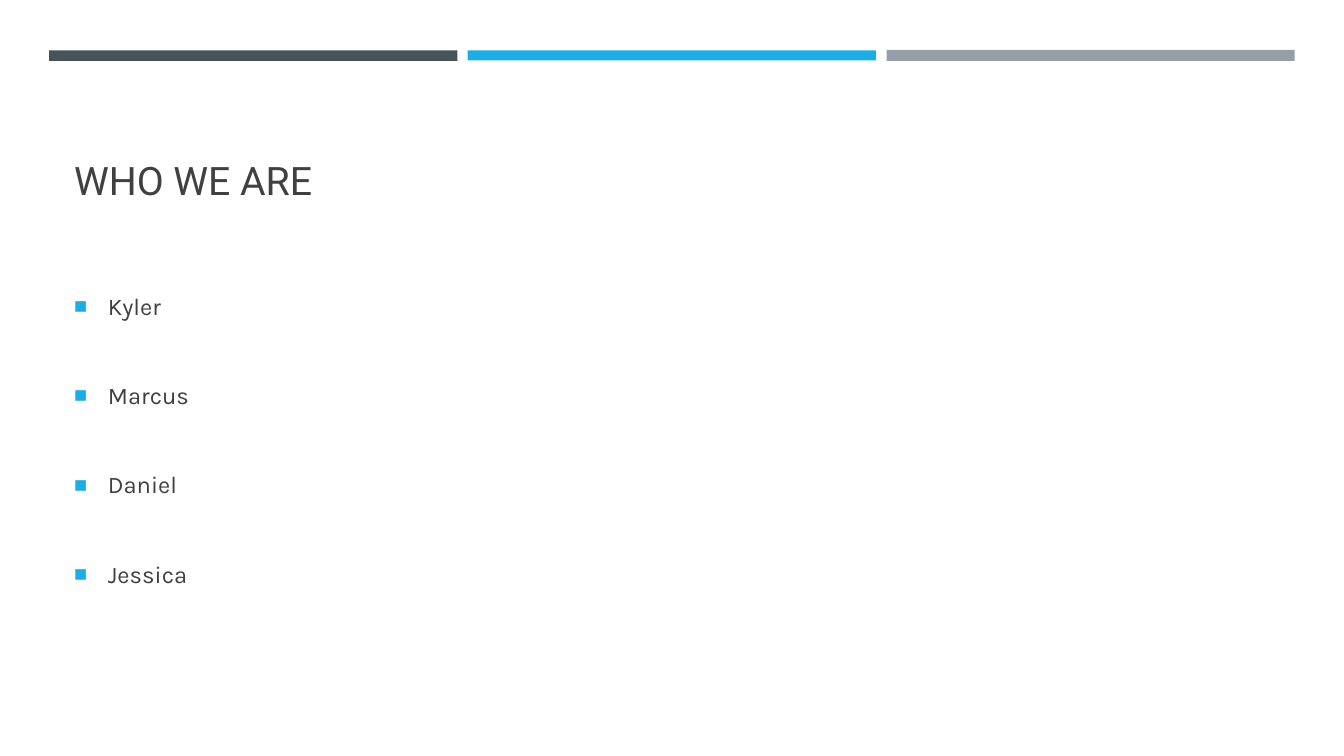
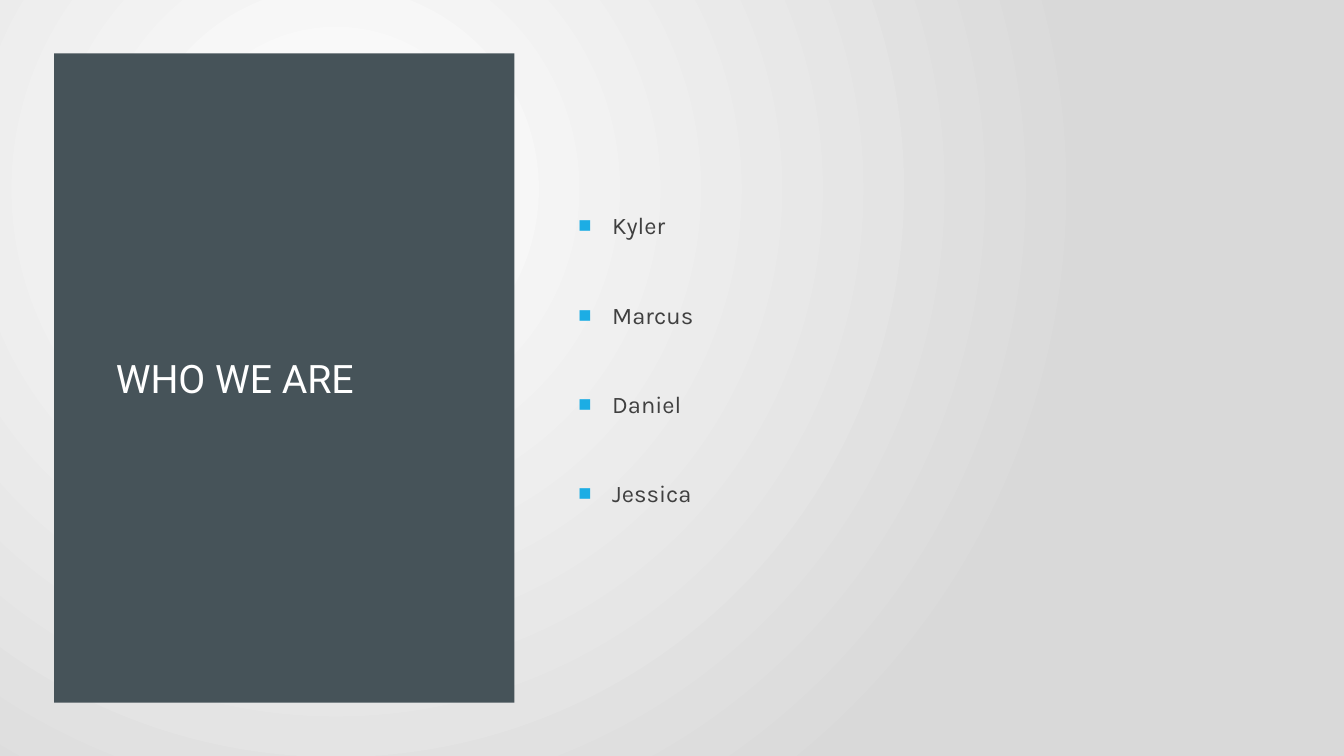
Before and after one commit to KershawK5646/CapstoneProject, a slide deck: slide 2 of Design Docs/Maker Space.pptx. Drawn at 1344x756 pixels with LibreOffice and Linux fonts; fonts in the diff are those of the drawing. Boxes give left, top, right and bottom in pixels: in the first picture for what was removed or moved away, otherwise in the second. Text is boxed around its words. In the diff, an @@ line names an element or a change of style, - is before the commit and + after.

```diff
--- a/Design Docs/Maker Space.pptx
+++ b/Design Docs/Maker Space.pptx
@@ background #FFFFFF to gradient #FFFFFF to #D9D9D9 @@
@@ rectangle added at <box>0,0,1344,756</box>, fill gradient #FFFFFF to #D9D9D9 @@
@@ rectangle added at <box>54,53,515,703</box>, fill #465359 @@
@@ title "WHO WE ARE": place and size @@
-title "WHO WE ARE" at <box>74,166,312,196</box>
+title "WHO WE ARE" at <box>116,364,354,394</box>
@@ title "WHO WE ARE" at <box>116,364,354,394</box>: text colour #404040 to #FFFFFF; vertical alignment bottom to middle @@
@@ text "Kyler": place and size @@
-text "Kyler" at <box>108,298,189,584</box>
+text "Kyler" at <box>612,217,693,502</box>
```
Also in this commit, not shown: 11 other slides changed, 3 slides added, 1 slide removed.
